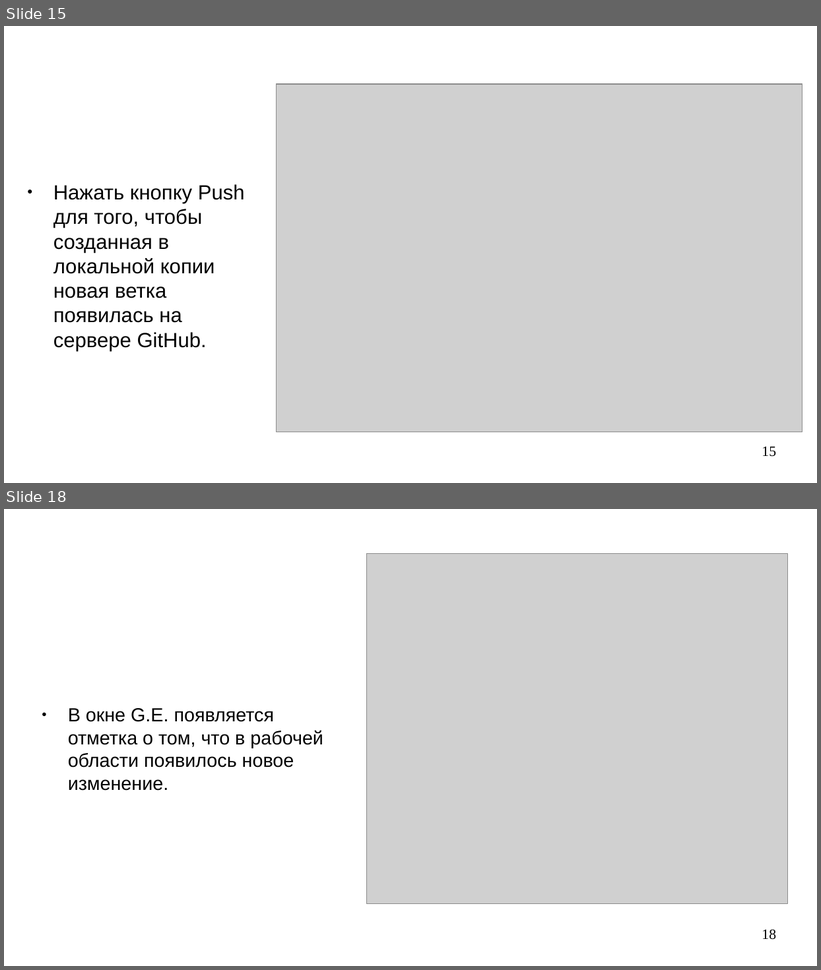
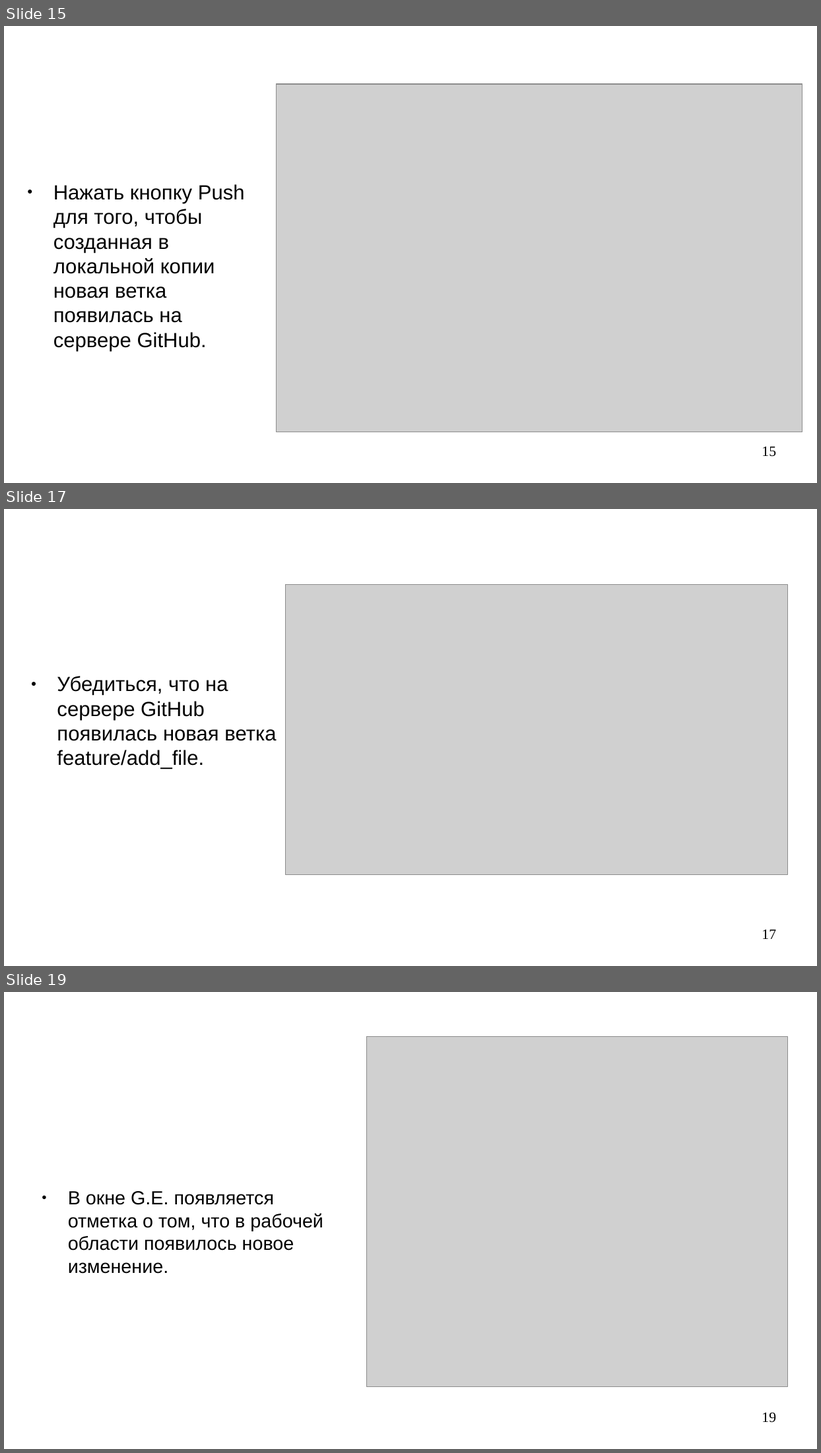
Before and after one commit to steelcraft/stud-lab, a slide deck: Практические занятия/Работа с Git.odp. Shown one above the other, each under a label of ours: slides 15 and 18 before the commit, slides 15, 17 and 19 after it; the slides between them are not shown. The pictures are 821x970 and 821x1453 pixels, drawn with LibreOffice and Linux fonts; fonts in the diff are those of the drawing; grey boxes stand for pictures. Boxes give left, top, right and bottom in pixels: in the first picture for what was removed or moved away, otherwise in the second. Text is boxed around its words. In the diff, an @@ line names an element or a change of style, - is before the commit and + after.

```diff
--- a/Практические занятия/Работа с Git.odp
+++ b/Практические занятия/Работа с Git.odp
@@ slide 17 added at box(4, 509, 817, 966), background #FFFFFF @@
@@ picture added at box(286, 584, 788, 875) @@
@@ text added at box(57, 676, 276, 769), 20 pt, text #000000 @@
+● Убедиться, что на сервере GitHub появилась новая ветка feature/add_file.
@@ page number added at box(762, 929, 776, 939), 14 pt, text #000000 @@
+17
@@ what was slide 18 is now slide 19 @@
@@ page number at box(762, 1412, 776, 1423): text changed @@
-18
+19
```
Also in this commit, not shown: 3 slides changed, 1 other slide added, 1 slide removed.
